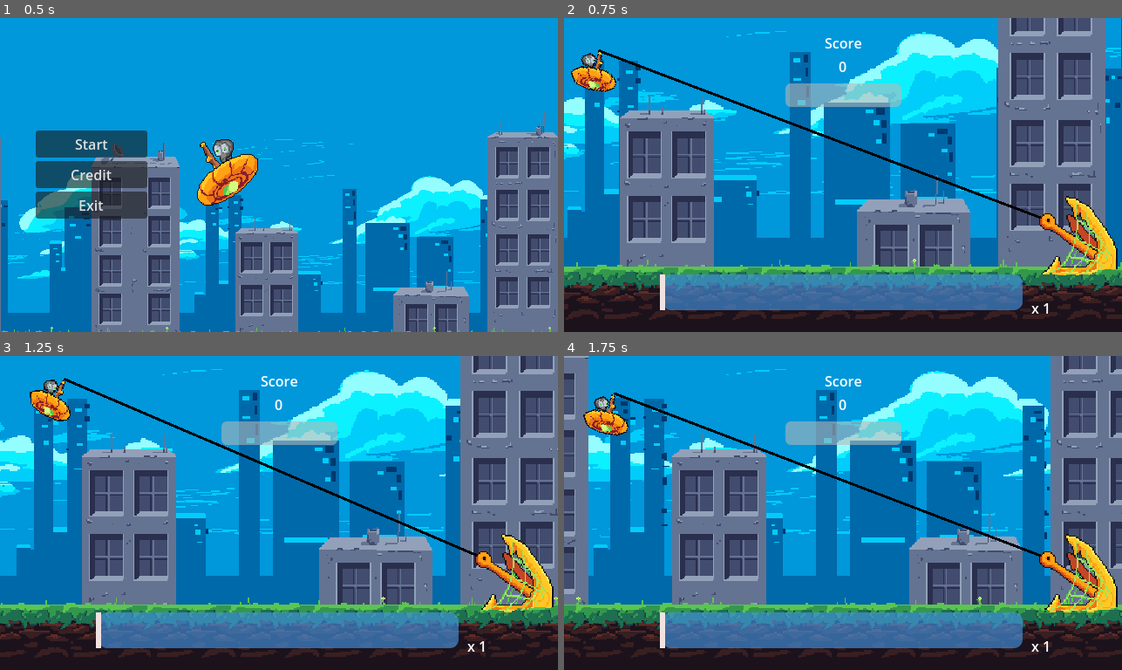
Above: before the commit, frames 1-4 (two rows, left to right).
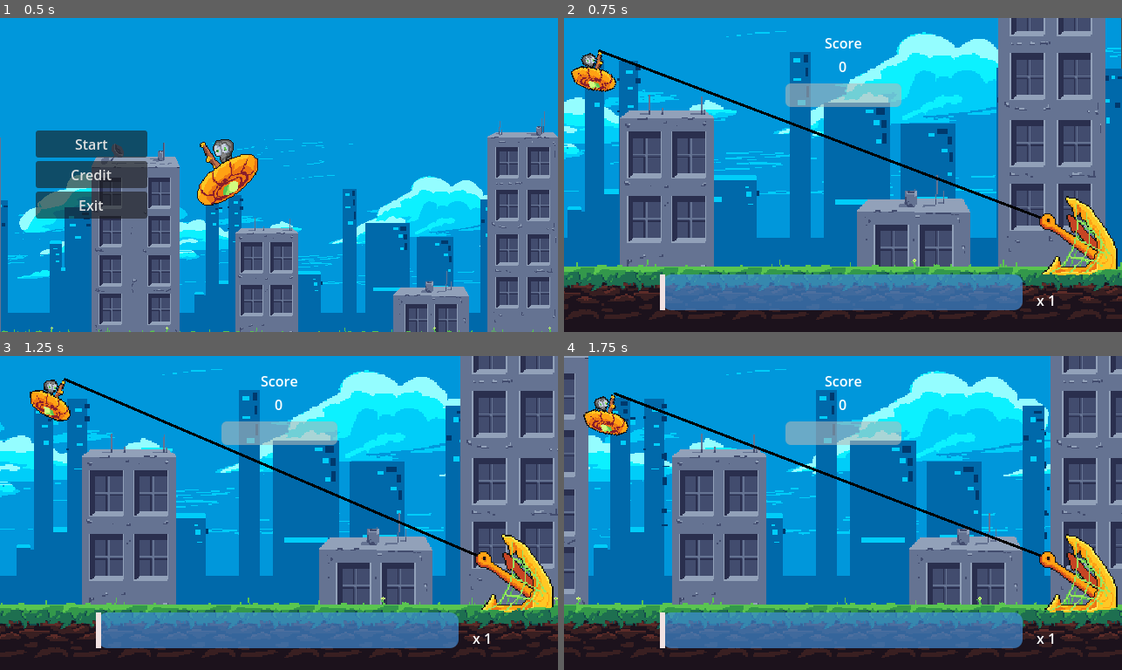
Above: after the commit, the same moments.

Repository: Tenes/mini-jam-153
Game: Godot game, scene res://Scenes/main_menu_scene.tscn
Two runs of this game, one before a commit and one after it. Both use one fixed random seed, a clock stepped at 60 frames per second and the inputs below. Sound files missing from this copy of the repository are replaced by a short silence.
Inputs (mouse positions are in pixels of both pictures, inside the frame that each line leads up to):
- Up to frame 1 (0.5 s): no input
- Up to frame 2 (0.75 s): click "Start" at 0.5 s
- Up to frame 3 (1.25 s): no input
- Up to frame 4 (1.75 s): move the mouse to (965, 497) at 1.27 s; click (965, 497) at 1.35 s

Frame 1 is identical in both runs. In frame 2, less than 0.1% of the frame differs, in the area x 83-88%, y 88-95%; in frame 3, less than 0.1%; in frame 4, less than 0.1%.

Commit message:
Adjusts score ddisplays and the final display of the difficulty factor

Diff:
--- a/Models/UI/ui.gd
+++ b/Models/UI/ui.gd
@@ -33,7 +33,7 @@
 		floating_score.text = "+%s"%(value * scoreMultiplier);
 		tween = get_tree().create_tween().set_trans(Tween.TRANS_LINEAR);
 		var textContainer = floating_score.get_parent();
-		tween.tween_property(textContainer, "scale", Vector2(2, 2), 0.2).set_ease(Tween.EASE_OUT).from_current();
+		tween.tween_property(textContainer, "scale", Vector2(1.5, 1.5), 0.2).set_ease(Tween.EASE_OUT).from_current();
 		await tween.finished;
 		tween = get_tree().create_tween().set_trans(Tween.TRANS_LINEAR);
 		tween.tween_property(textContainer, "scale", Vector2(0, 0), 0.4).set_ease(Tween.EASE_OUT).from_current();
--- a/Models/UI/ui.tscn
+++ b/Models/UI/ui.tscn
@@ -272,10 +272,10 @@
 anchor_top = 1.0
 anchor_right = 1.0
 anchor_bottom = 1.0
-offset_left = -120.0
-offset_top = -71.0
-offset_right = -69.0
-offset_bottom = -40.0
+offset_left = -114.0
+offset_top = -75.0
+offset_right = -63.0
+offset_bottom = -44.0
 grow_horizontal = 0
 grow_vertical = 0
 scale = Vector2(1e-05, 1e-05)
@@ -358,10 +358,10 @@
 anchor_top = 1.0
 anchor_right = 1.0
 anchor_bottom = 1.0
-offset_left = -104.0
-offset_top = -39.0
-offset_right = -81.0
-offset_bottom = -16.0
+offset_left = -98.0
+offset_top = -48.0
+offset_right = -75.0
+offset_bottom = -25.0
 grow_horizontal = 0
 grow_vertical = 0
 pivot_offset = Vector2(12, 13)
--- a/Scenes/city_scene.tscn
+++ b/Scenes/city_scene.tscn
@@ -116,8 +116,8 @@
 [node name="Timer" type="Timer" parent="GameScreen"]
 
 [node name="Extraterrestre02" type="Sprite2D" parent="GameScreen"]
-position = Vector2(253.155, 181.832)
-rotation = -0.104044
+position = Vector2(234.109, 193.783)
+rotation = -0.480305
 scale = Vector2(-1, 1)
 texture = ExtResource("6_yb2po")
 
--- a/Scripts/city_scene.gd
+++ b/Scripts/city_scene.gd
@@ -35,7 +35,7 @@
 	end_screen.show();
 	final_score.text = str(finalScore);
 	final_multiplier.text = final_multiplier.text%bestMultiplier;
-	hidden_multiplicator.text = hidden_multiplicator.text%difficultyMultiplier;
+	hidden_multiplicator.text = hidden_multiplicator.text%str(snapped(difficultyMultiplier, 0.001));
 
 func _on_main_menu_button_pressed() -> void:
 	get_tree().change_scene_to_file(Global.SCENES[2]);
